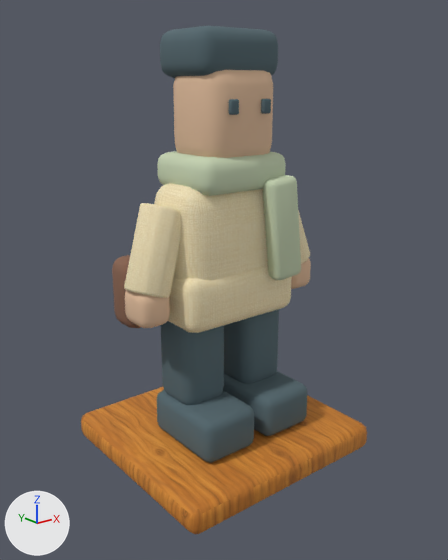
What one commit did to the Blender file assets-source/blender/adventurer-figurine.blend.
The view is the same before and after, from a camera (50 mm lens) standing at (-0.239, -0.301, 0.239) and looking at (-0.002, -0.004, 0.121). The lights are fixed; the arrows at lower left show +X, +Y and +Z. The picture after the commit comes second.

The first picture shows 'coat_hem', 'coat_sleeve', 'collectible_display_base', 'head', 'neck_scarf', 'scarf_tail', 'sculpted_hair', 'sculpted_torso', 'sturdy_boot', 'sturdy_boot.001', 'traveler_satchel', 'trouser_leg', 'trouser_leg.001' and 5 more.
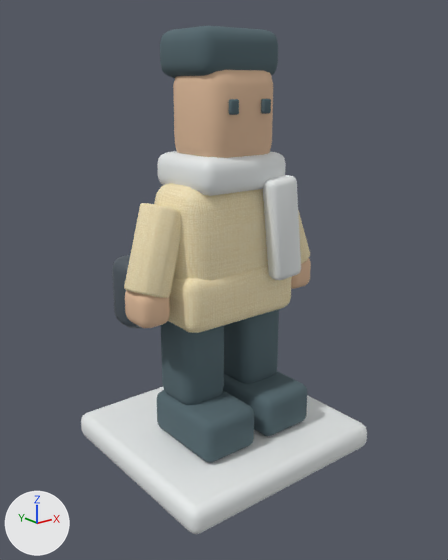
Boxes (x1, y1, x2, y2) around the edits, measured in the pictures (448 x 560 px):
'collectible_display_base', surface changed (orange to white)
    both: (81, 387, 367, 534)
'neck_scarf', recoloured
    both: (157, 151, 286, 196)
'scarf_tail', recoloured
    both: (263, 175, 301, 280)
'traveler_satchel', recoloured (brown to greyish blue)
    both: (112, 255, 141, 328)

The change in detail:
In material 'wood-honey-textured' (mat_wood_honey_textured), texture is no longer img_handpainted_honey_oak_png.
In material 'wood-honey-textured' (mat_wood_honey_textured), base_color is now set to (0.81, 0.84, 0.84), white #e8ecec.
In material 'wood-honey-textured' (mat_wood_honey_textured), roughness goes from 0.82 to 0.47.
Material 'variant-surface' (mat_variant_surface) changes colour from pale green #c5d3b3 to white #e8ecec; in linear values from (0.56, 0.65, 0.45) to (0.81, 0.84, 0.84).
Material 'wood-dark' (mat_wood_dark) changes colour from brown #86614d to greyish blue #4b555d; in linear values from (0.24, 0.12, 0.075) to (0.07, 0.09, 0.11).
